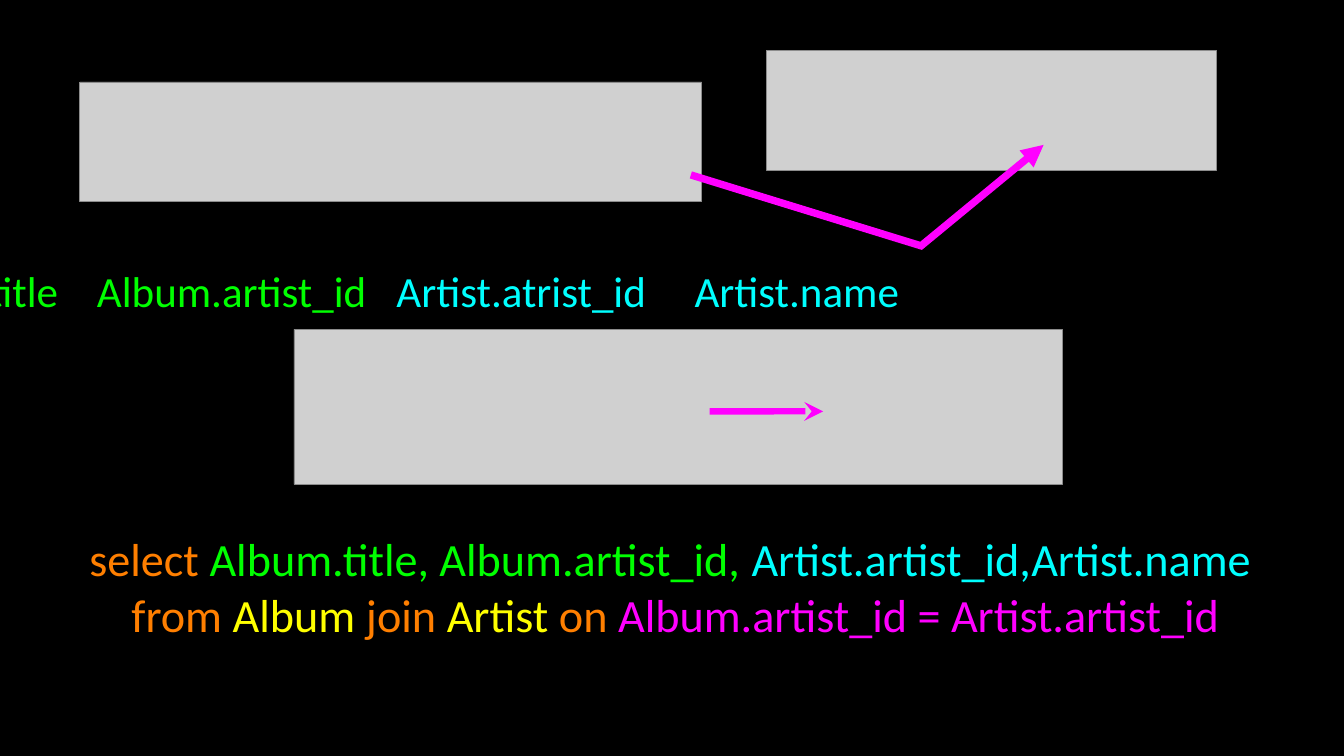
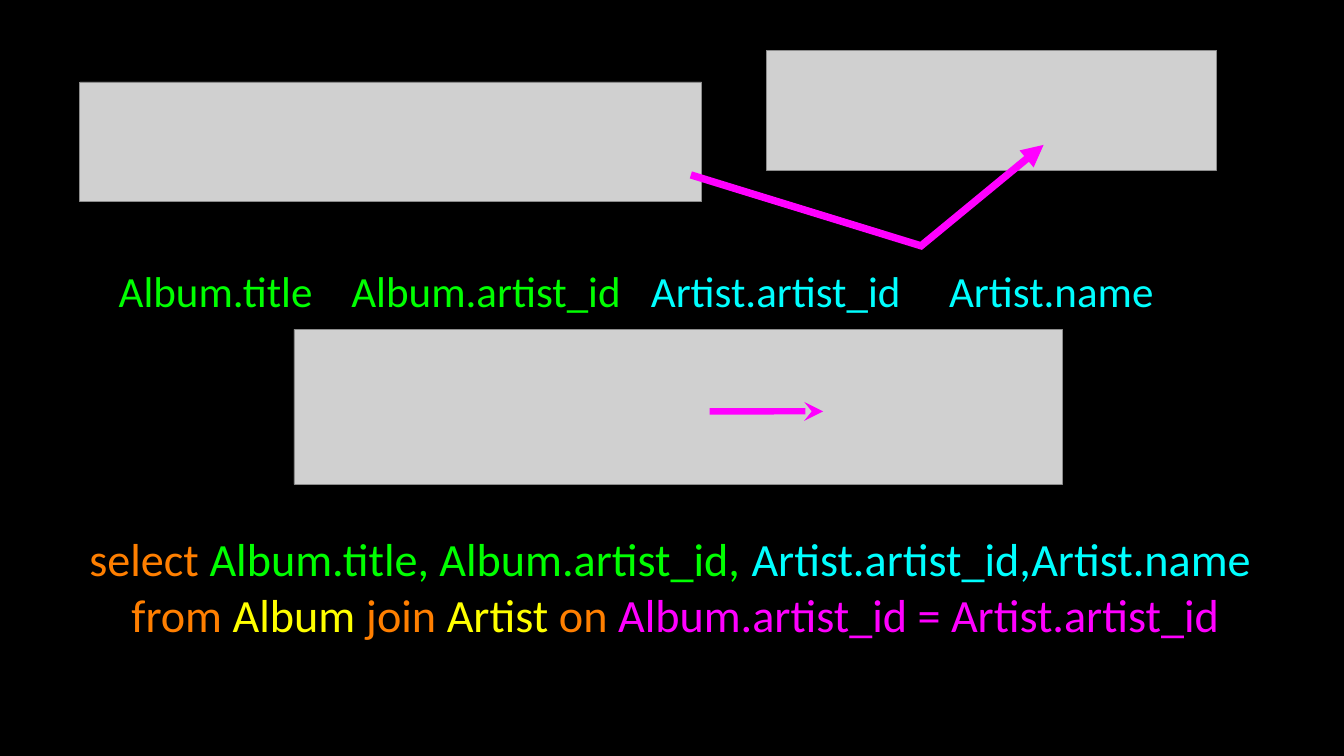
Before and after one commit to csev/wa4e, a slide deck: slide 14 of lectures-old/PHP-15-Advanced-SQL.ppt. Drawn at 1344x756 pixels with LibreOffice and Linux fonts; fonts in the diff are those of the drawing; grey boxes stand for pictures. Boxes give left, top, right and bottom in pixels: in the first picture for what was removed or moved away, otherwise in the second. Text is boxed around its words. In the diff, an @@ line names an element or a change of style, - is before the commit and + after.

```diff
--- a/lectures-old/PHP-15-Advanced-SQL.ppt
+++ b/lectures-old/PHP-15-Advanced-SQL.ppt
@@ text at bbox=[119, 277, 1153, 313]: text changed @@
-Album.title Album.artist_id Artist.atrist_id Artist.name
+Album.title Album.artist_id Artist.artist_id Artist.name
```
Also in this commit, not shown: 25 other slides changed, 1 slide added, 1 other file.
